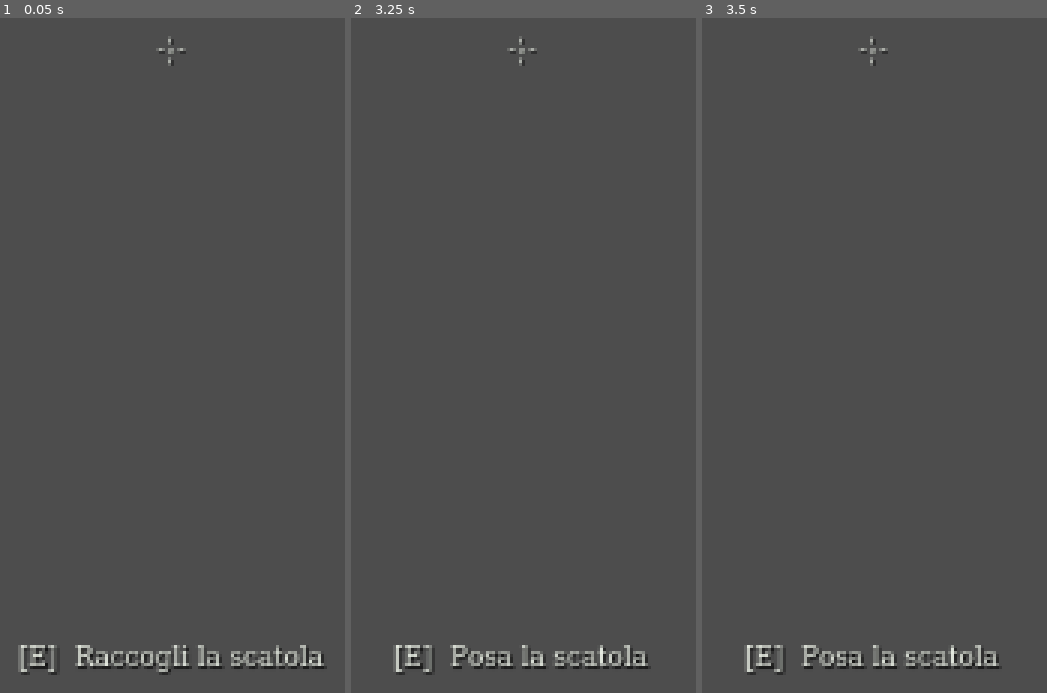
Above: before the commit, frames 1-3 (left to right).
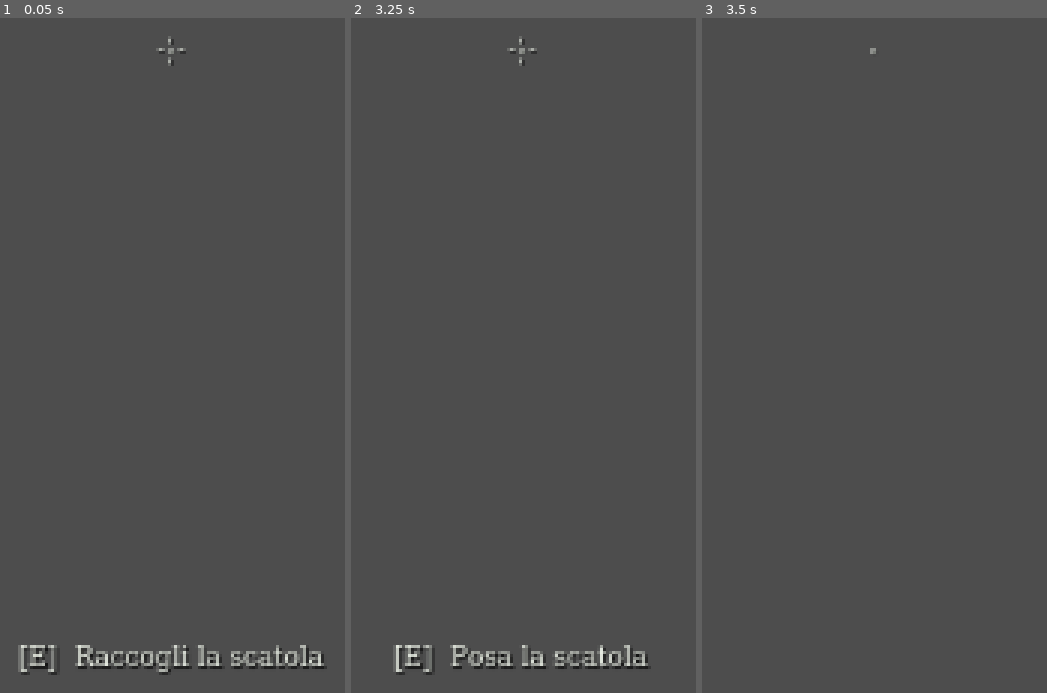
Above: after the commit, the same moments.

Repository: fcport/astrochills-gd-3d
Game: Godot game, scene res://tools/prova_mani.tscn
Two runs of this game, one before a commit and one after it. Both use one fixed random seed, a clock stepped at 60 frames per second and the inputs below. This scene is started directly instead of the project's main scene.
Inputs (mouse positions are in pixels of both pictures, inside the frame that each line leads up to):
- Up to frame 1 (0.05 s): no input
- Up to frame 2 (3.25 s): tap Enter (aim_sync) at 0.5, 2.85 s; move the mouse to (654, 45) at 0.52 s; hold W (move_forward) from 0.53 s (still down); tap Down (aim_down) at 0.6 s; click (654, 45) at 0.67 s; tap Space (jump) at 0.77, 1.52, 3.02 s; tap R (startup_reset) at 1.25, 2, 2.75 s; move the mouse to (402, 58) at 1.27 s; tap Left (aim_left) at 1.35 s; move the mouse to (582, 24) at 2.02 s; tap Right (aim_right) at 2.1 s; move the mouse to (492, 72) at 2.77 s; click (492, 72) at 2.92 s
- Up to frame 3 (3.5 s): keep holding W (move_forward)

Frames 1-2 are identical in both runs. In frame 3, 1.4% of the frame differs, in the area x 12-87%, y 2-98%.

Commit message:
Tre difetti visti in partita: sta dritta, il prompt non mente, non e' un gradino
1. L'OGGETTO IN MANO RESTA DRITTO. La presa conservava l'orientamento
rispetto a tutta la testa, beccheggio compreso: raccolto guardando in giu'
restava inclinato di quell'angolo per sempre. Ora e' relativa alla sola
imbardata - la stessa divisione che regge il controller. Misurato: preso
con lo sguardo a 49 gradi sotto l'orizzonte, prima pendeva di 49,3 gradi,
adesso di 0,0.

2. IL PROMPT NON RESTA APPICCICATO. _mostra_mira usciva prima di
nascondere la riga quando il bersaglio non era cambiato e non c'era niente
da dire - ma la riga poteva averla scritta il ramo delle mani piene, e
allora restava a schermo per sempre. Posato il termos restava scritto
«Posa il termos», e tornava a posto solo guardando altro e poi di nuovo
lui. Le due chiamate sono idempotenti: il risparmio non valeva un prompt
che mente.

3. UN TERMOS NON E' UN GRADINO. Sul layer del mondo la capsula del
giocatore ci saliva sopra e il solutore risolveva la compenetrazione
sparandolo in aria: misurati 2,04 metri di volo. Ora i Carryable stanno
solo sul layer degli interagibili - il raggio li trova, cadono sui piani,
sbattono sui muri e si urtano fra loro, ma il giocatore ci passa
attraverso. Si paga il calcio: si spostano prendendoli in mano.

prova_mani.gd copre tutti e tre, e tutti e tre sono stati rimessi per
misurarli: PROP_OSTACOLO=1 per il gradino, e i due del giocatore
ripristinando a mano il vecchio calcolo.

Diff:
--- a/tools/prova_mani.gd
+++ b/tools/prova_mani.gd
@@ -21,6 +21,7 @@
 ##
 ##     Godot_v4.7.2-stable_win64.exe --headless --path . tools/prova_mani.tscn
 ##     MANO_RIGIDA=1 Godot_v4.7.2-stable_win64.exe --headless --path . tools/prova_mani.tscn
+##     PROP_OSTACOLO=1 Godot_v4.7.2-stable_win64.exe --headless --path . tools/prova_mani.tscn
 extends Node
 
 ## Il banco, in metri. Il muro sta davanti al giocatore e la sua faccia interna e'
@@ -92,6 +93,7 @@
 	_oggetto.nome = "la scatola"
 	_oggetto.mass = 1.0
 	_oggetto.mano_rigida = OS.get_environment("MANO_RIGIDA") == "1"
+	_oggetto.ostacolo_per_il_giocatore = OS.get_environment("PROP_OSTACOLO") == "1"
 	var forma := CollisionShape3D.new()
 	var box := BoxShape3D.new()
 	box.size = Vector3(LATO, LATO, LATO)
@@ -136,17 +138,68 @@
 	else:
 		print("[mani] mirando la scatola il prompt dice: %s" % _oggetto.prompt())
 
-	# --- SI PRENDE, E CI ARRIVA. Mezzo secondo: la mano fa 6 m/s e deve coprirne
-	# meno di uno.
+	# --- SI PRENDE GUARDANDO IN BASSO, E RESTA DRITTA.
+	#
+	# E' il secondo difetto che Federico ha trovato: presa la mano conservava
+	# l'orientamento rispetto a TUTTA la testa, beccheggio compreso, quindi un
+	# oggetto raccolto guardando in giu' restava inclinato di quell'angolo per
+	# sempre - si rialzava lo sguardo e il termos si presentava coricato in avanti.
+	# Una cosa in mano sta dritta: c'e' la gravita', e il polso la raddrizza senza
+	# pensarci.
+	#
+	# La presa avviene DA SOPRA di proposito (il tavolino sta a 80 cm e l'occhio a
+	# 165): e' il caso in cui il difetto c'e', e prendere una cosa all'altezza degli
+	# occhi non lo mostrerebbe mai.
+	print("[mani] la si prende guardando in giu' di %.0f gradi"
+		% rad_to_deg(-_p.camera().rotation.x))
 	_p._prendi(_oggetto)
 	for _i in 30:
 		await _tick()
+	# Si rimette lo sguardo all'orizzonte: e' li' che l'inclinazione si vede.
+	_guarda(Vector3(0.0, _p.camera().global_position.y, -10.0))
+	for _i in 30:
+		await _tick()
 	var scarto := _scarto_dalla_mano()
-	print("[mani] presa: la scatola sta a %.3f m da dove la mano la vuole" % scarto)
+	# QUANTO E' STORTA: l'angolo fra il suo «su» e il su del mondo. Zero vuol dire
+	# in piedi; novanta, coricata.
+	var storta := rad_to_deg(_oggetto.global_basis.y.angle_to(Vector3.UP))
+	print("[mani] presa: la scatola sta a %.3f m da dove la mano la vuole, "
+		% scarto + "e pende di %.1f gradi rispetto alla verticale" % storta)
+	if storta > 5.0:
+		_guasto("guardando avanti la scatola pende di %.1f gradi: e' rimasta "
+			% storta + "inclinata come lo sguardo con cui e' stata presa")
 	if not _oggetto.in_mano():
 		_guasto("la scatola non risulta in mano")
 	if scarto > 0.05:
 		_guasto("la scatola non arriva in mano: %.3f m di scarto" % scarto)
+
+	# --- LA RIGA A SCHERMO DICE QUELLO CHE SI PUO' FARE, SEMPRE.
+	#
+	# E' il difetto che Federico ha trovato per primo: posato il termos, restava
+	# scritto «Posa il termos» su un termos gia' per terra, e tornava a posto solo
+	# guardando un'altra cosa e poi di nuovo lui. Un prompt che mente non da'
+	# nessun errore - si preme un tasto che non fa niente, e sembra rotto il gioco.
+	#
+	# SI GUARDA CIO' CHE C'E' A SCHERMO, non chi ha chiamato `show_prompt`:
+	# controllare le chiamate vorrebbe dire fidarsi che l'ultima abbia vinto, che
+	# e' esattamente cio' che non era vero.
+	var schermo: InteractionPrompt = _p.get_node("%InteractionPrompt")
+	_p._aggiorna_mira()
+	print("[mani] con la scatola in mano lo schermo dice: %s" % schermo.riga())
+	if not schermo.riga().contains("Posa"):
+		_guasto("tenendo la scatola in mano non compare la riga per posarla")
+	_oggetto.posa()
+	await _tick()
+	_p._aggiorna_mira()
+	print("[mani] appena posata lo schermo dice: %s"
+		% (schermo.riga() if not schermo.riga().is_empty() else "(niente)"))
+	if schermo.riga().contains("Posa"):
+		_guasto("posata la scatola resta scritto «%s»: il prompt mente"
+			% schermo.riga())
+	# E si riprende, che il resto della prova la vuole in mano.
+	_p._prendi(_oggetto)
+	for _i in 20:
+		await _tick()
 
 	# --- IL CUORE: SI CAMMINA DENTRO IL MURO. Il corpo si ferma, la mano no.
 	_guarda(Vector3(0.0, _p.camera().global_position.y, MURO_Z))
@@ -224,24 +277,51 @@
 	if _p._in_mano != null:
 		_guasto("strappata la scatola, il giocatore crede di averla ancora in mano")
 
-	# --- E CI SI CAMMINA CONTRO. Una scatola per terra che non si sposta quando
-	# ci vai dentro e' un sasso dipinto.
+	# --- E CI SI CAMMINA SOPRA SENZA DECOLLARE.
+	#
+	# UN TERMOS NON E' UN GRADINO. Se un oggetto da mano sta sul layer del mondo, la
+	# capsula del giocatore ci sale sopra, il solutore trova una compenetrazione
+	# verticale e la risolve sparando in aria chi cammina. Federico l'ha visto in
+	# partita - «se ci cammino sopra faccio dei salti pazzeschi» - e non e' un
+	# numero da tarare: e' una scelta di layer.
 	for _i in 90:
 		await _tick()
+	_p.global_position = Vector3(3.0, 0.0, 5.4)
 	_oggetto.global_position = Vector3(3.0, LATO, 4.0)
 	_oggetto.linear_velocity = Vector3.ZERO
 	for _i in 30:
 		await _tick()
-	var prima := _oggetto.global_position
 	_guarda(Vector3(3.0, _p.camera().global_position.y, 2.0))
+	var quota_a_terra := _p.global_position.y
+	var salito := 0.0
+	# QUANTO SI E' AVVICINATO, non dove e' finito: col difetto acceso il giocatore
+	# viene sparato DALL'ALTRA PARTE della stanza, e guardando la posizione finale
+	# la guardia gridava «non ci sei mai salito sopra» proprio mentre volava per
+	# esserci salito. E' lo stesso errore della guardia di `prova_ccd.gd`, e la
+	# stessa cura: si guarda il percorso, non il punto d'arrivo.
+	var piu_vicino := _p.global_position.z
 	Input.action_press(&"move_forward")
-	for _i in 60:
-		await _tick()
+	for _i in 90:
+		await _tick()
+		salito = maxf(salito, _p.global_position.y - quota_a_terra)
+		piu_vicino = minf(piu_vicino, _p.global_position.z)
 	Input.action_release(&"move_forward")
-	var corsa := prima.distance_to(_oggetto.global_position)
-	print("[mani] calciata: la scatola si sposta di %.3f m" % corsa)
-	if corsa < 0.15:
-		_guasto("camminando contro la scatola non si sposta: e' un sasso dipinto")
+	print("[mani] camminando sopra la scatola il giocatore si alza di %.3f m "
+		% salito + "(e' arrivato fino a z=%.2f, la scatola sta a 4.00)" % piu_vicino)
+	# SONDA CIECA: se il giocatore non e' arrivato fin sopra la scatola non ha
+	# scavalcato niente, e questo controllo passerebbe comunque.
+	# E LA GUARDIA VALE SOLO SE NON SI E' VISTO NIENTE: col difetto acceso il
+	# giocatore viene respinto prima ancora di arrivarci, quindi non «arriva sulla
+	# scatola» - ma il salto lo ha gia' fatto, e gridare «non ho visto niente»
+	# mentre lo si sta misurando e' peggio che tacere.
+	if piu_vicino > 4.0 and salito <= 0.05:
+		_guasto("SONDA CIECA: il giocatore non e' andato oltre z=%.2f e non e' "
+			% piu_vicino + "successo niente: non ci e' mai arrivato sopra")
+	if salito > 0.05:
+		_guasto("camminando sulla scatola il giocatore si alza di %.3f m: e' un "
+			% salito + "gradino, non un oggetto da mano")
+	else:
+		print("[mani] ok: la scatola non fa da gradino")
 
 	if _guasti == 0:
 		print("[mani] ok: quello che si ha in mano resta dentro il mondo")
--- a/world/interactables/carryable.gd
+++ b/world/interactables/carryable.gd
@@ -83,6 +83,12 @@
 ## `MANO_RIGIDA=1`.
 @export var mano_rigida := false
 
+## L'ALTRO MODO SBAGLIATO, tenuto per poterlo misurare: a `true` questo oggetto
+## torna sul layer del MONDO, cioè torna a essere un ostacolo per il giocatore.
+## Camminandoci sopra si decolla. Vedi `_ready()` per il perché, e
+## `tools/prova_mani.gd`, che lo accende con `PROP_OSTACOLO=1`.
+@export var ostacolo_per_il_giocatore := false
+
 ## La trasformata dove la mano vuole che stia. La scrive chi lo tiene, a ogni
 ## passo di fisica, con `punta()`.
 var _mano := Transform3D.IDENTITY
@@ -103,12 +109,31 @@
 
 func _ready() -> void:
 	add_to_group(GROUP)
-	# Layer 1 perché il giocatore ci sbatta contro e possa spingerlo col piede,
-	# layer 3 perché il raggio dell'interazione lo trovi. Gli stessi due di
-	# `Interactable`, e in OR per la stessa ragione: un'assegnazione cieca
-	# cancellerebbe una maschera scelta nell'ispettore.
-	collision_layer |= Interactable.LAYER_WORLD | Interactable.LAYER_INTERACTABLE
-	collision_mask |= Interactable.LAYER_WORLD
+	# SOLO IL LAYER DEGLI INTERAGIBILI, E NON QUELLO DEL MONDO — e questa riga vale
+	# un paragrafo, perché la prima stesura ce li metteva tutti e due.
+	#
+	# Sul layer del MONDO il giocatore ci sbatte contro, e va bene finché si tratta
+	# di spingere una scatola col piede. Il problema è quando ci si cammina SOPRA:
+	# la capsula sale su un corpo alto dieci centimetri, il solutore trova una
+	# compenetrazione verticale e la risolve nell'unico modo che ha — sparando in
+	# aria il giocatore. Federico: «se ci cammino sopra faccio dei salti
+	# pazzeschi». Non è un numero da tarare: è che un termos non deve essere un
+	# gradino.
+	#
+	# Fuori dal layer del mondo il giocatore ci passa attraverso, il raggio
+	# dell'interazione continua a trovarli (cerca mondo E interagibili), e loro
+	# continuano a cadere sui piani e a sbattere sui muri, perché quello dipende
+	# dalla MASCHERA e non dal layer. Si urtano anche fra loro: una tazza posata
+	# sopra un'altra sta sopra.
+	#
+	# Il prezzo è il calcio: non si spostano più camminandoci dentro. Si spostano
+	# prendendoli in mano, che è come si spostano le cose.
+	collision_layer |= Interactable.LAYER_INTERACTABLE
+	if ostacolo_per_il_giocatore:
+		collision_layer |= Interactable.LAYER_WORLD
+	else:
+		collision_layer &= ~Interactable.LAYER_WORLD
+	collision_mask |= Interactable.LAYER_WORLD | Interactable.LAYER_INTERACTABLE
 	# IL SONNO SI TOGLIE SOLO IN MANO, e la prima stesura lo toglieva sempre.
 	# `_integrate_forces` su un corpo addormentato non viene chiamato, quindi
 	# mentre lo si tiene il sonno va escluso o la mano smette di funzionare da
--- a/world/interactables/interaction_prompt.gd
+++ b/world/interactables/interaction_prompt.gd
@@ -55,3 +55,14 @@
 
 func hide_prompt() -> void:
 	visible = false
+
+
+## Che cosa si sta leggendo adesso, o stringa vuota se non c'e' niente a schermo.
+##
+## SERVE ALLE SONDE, e serve perche' il difetto peggiore che questa riga possa
+## avere e' restare scritta quando non vale piu': un prompt che mente non da'
+## nessun errore, e chi legge «Posa il termos» con il termos gia' per terra prova
+## a premere un tasto che non fa niente. Non si puo' controllare guardando chi
+## chiama `show_prompt`: bisogna guardare che cosa c'e' a schermo.
+func riga() -> String:
+	return _label.text if visible else ""
--- a/world/player/player.gd
+++ b/world/player/player.gd
@@ -524,7 +524,6 @@
 ## perché il MIRINO è uno solo, e aprirlo da due punti diversi è il modo sicuro
 ## di vederlo aperto quando non c'è niente da fare.
 func _mostra_mira(usabile: Interactable, oggetto: Carryable) -> void:
-	var stesso := usabile == _focus and oggetto == _mirato
 	_focus = usabile
 	_mirato = oggetto
 	var riga := ""
@@ -532,8 +531,14 @@
 		riga = _focus.prompt()
 	elif _mirato != null:
 		riga = _mirato.prompt()
-	if stesso and riga.is_empty():
-		return
+	# NON SI ESCE PRIMA DI AVER SCRITTO, e la prima stesura lo faceva: se il
+	# bersaglio non era cambiato e non c'era niente da dire, usciva subito per
+	# risparmiare due chiamate. Ma il prompt lo può aver scritto QUALCUN ALTRO —
+	# il ramo delle mani piene qui sopra — e allora quella scorciatoia lo lascia a
+	# schermo per sempre. Federico l'ha vista posando il termos: restava scritto
+	# «Posa il termos» su un termos già per terra, e tornava a posto solo guardando
+	# un'altra cosa e poi di nuovo lui. Le due chiamate sono idempotenti; il
+	# risparmio non valeva un prompt che mente.
 	# Il mirino si apre e il prompt compare insieme, dallo STESSO punto: sono due
 	# facce della stessa notizia - «questo si puo' usare» - e tenerle in due posti
 	# e' il modo sicuro di vederle divergere.
@@ -551,11 +556,23 @@
 ## Raccoglie un oggetto e si ricorda come lo si è preso.
 func _prendi(oggetto: Carryable) -> void:
 	_in_mano = oggetto
-	# LA PRESA È RELATIVA ALLA TESTA, non assoluta: girandosi, l'oggetto gira con
-	# noi mantenendo l'angolo che aveva quando l'abbiamo afferrato. In coordinate
-	# del mondo resterebbe invece rivolto a nord mentre gli si cammina intorno.
-	_presa = _cam.global_basis.orthonormalized().inverse() \
-		* oggetto.global_basis.orthonormalized()
+	# LA PRESA È RELATIVA ALL'IMBARDATA, NON A TUTTA LA TESTA — ed è la stessa
+	# divisione che regge il controller (imbardata sul corpo, beccheggio sulla
+	# camera), applicata a quello che si ha in mano.
+	#
+	# Presa rispetto alla testa INTERA, un oggetto raccolto guardando in basso
+	# resta inclinato di quell'angolo per sempre: si rialza lo sguardo e il termos
+	# si presenta coricato in avanti. Federico: «se lo prendo guardandolo dall'alto
+	# verso il basso, quando lo sollevo lo sollevo guardandolo sempre dall'alto
+	# verso il basso, questo non ha il minimo senso». Ha ragione: una cosa in mano
+	# STA DRITTA, perché c'è la gravità e perché il polso la raddrizza senza
+	# pensarci.
+	#
+	# Quindi l'oggetto gira con noi quando ci si volta — quello sì, o resterebbe
+	# rivolto a nord mentre gli si cammina intorno — ma non si inclina con lo
+	# sguardo. La POSIZIONE invece segue anche il beccheggio: sta in basso a destra
+	# sullo schermo, e lì deve restare anche guardando in alto.
+	_presa = _imbardata().inverse() * oggetto.global_basis.orthonormalized()
 	oggetto.posato.connect(_su_oggetto_posato, CONNECT_ONE_SHOT)
 	oggetto.prendi(self)
 	oggetto.punta(_trasformata_mano())
@@ -569,10 +586,16 @@
 
 
 ## Dove la mano vuole l'oggetto, adesso.
+## La sola imbardata della testa: la rotazione attorno alla verticale, senza il
+## beccheggio. È ciò rispetto a cui quello che si ha in mano resta fermo.
+func _imbardata() -> Basis:
+	return Basis(Vector3.UP, global_rotation.y)
+
+
 func _trasformata_mano() -> Transform3D:
 	var testa := _cam.global_transform
 	var xf := Transform3D()
-	xf.basis = testa.basis.orthonormalized() * _presa
+	xf.basis = _imbardata() * _presa
 	xf.origin = testa.origin \
 		- testa.basis.z * DISTANZA_MANO \
 		+ testa.basis.y * ALTEZZA_MANO \
@@ -586,6 +609,12 @@
 ## scivola contro il rigido e prosegue, il rigido non se ne accorge. Senza queste
 ## righe si attraverserebbe una pila di scatole senza scomporla — che è il difetto
 ## che denuncia la finzione più di qualunque texture.
+##
+## SUI `Carryable` NON HA PIÙ EFFETTO, ed è voluto: quelli stanno su un layer che
+## questo corpo non urta (vedi `carryable.gd`), perché camminarci sopra sparava il
+## giocatore in aria. Resta per qualunque altro corpo rigido che un domani ci sia
+## da spingere davvero — una sedia, una cassa — e per cui salirci sopra abbia
+## senso.
 func _spingi_cio_che_urto() -> void:
 	for i in get_slide_collision_count():
 		var urto := get_slide_collision(i)
